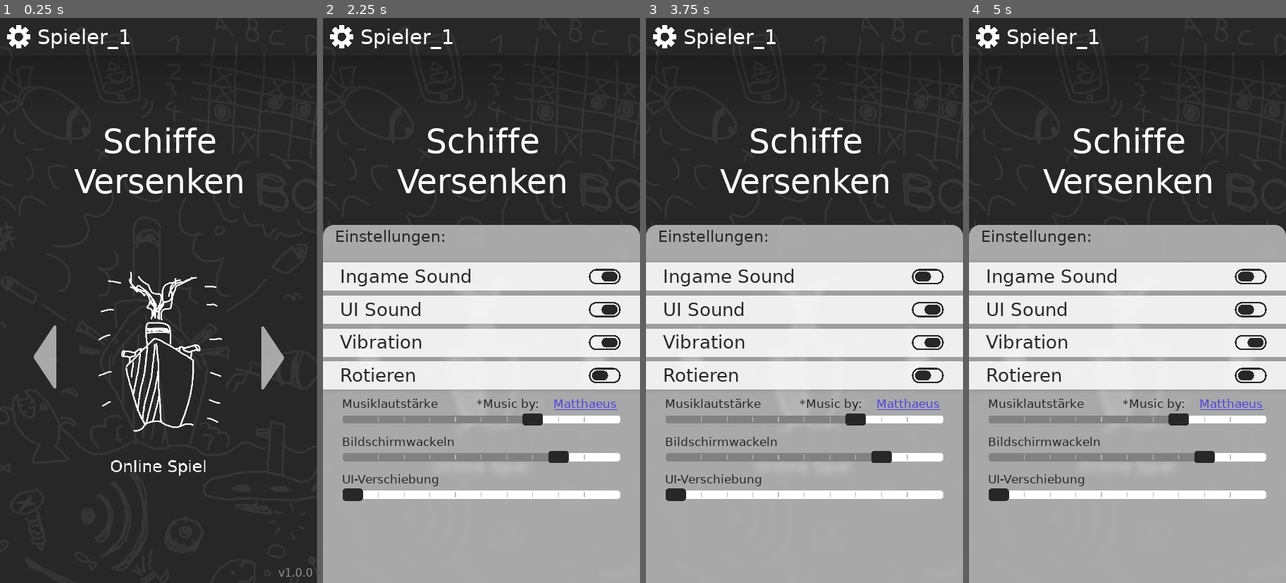
Above: before the commit, frames 1-4 (left to right).
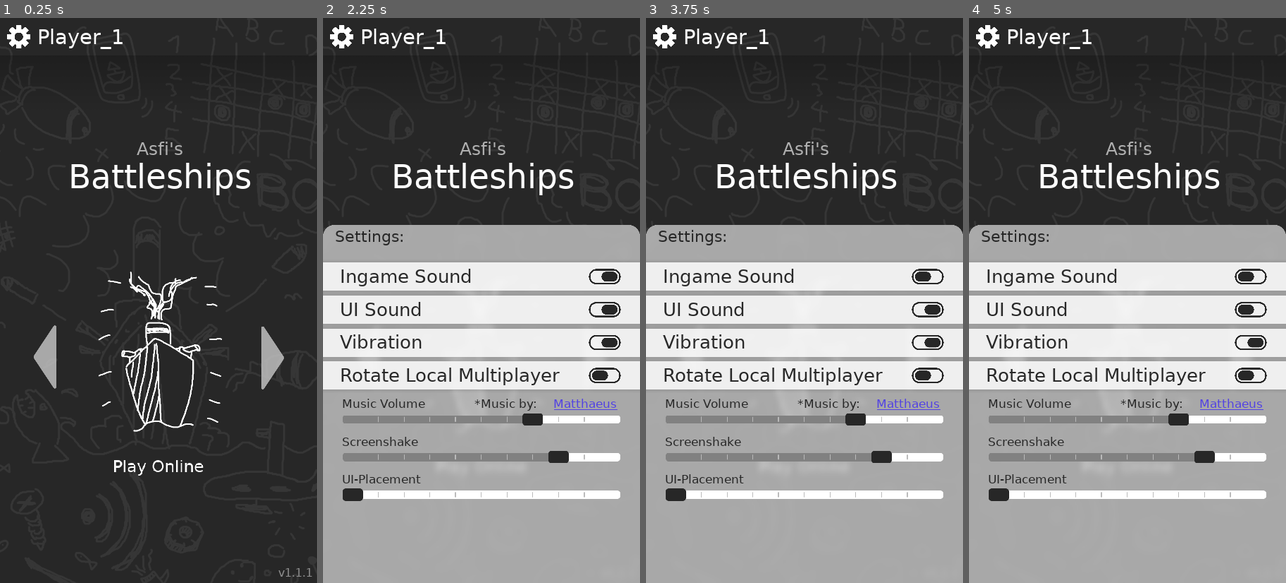
Above: after the commit, the same moments.

Repository: Asf-i/Schiffeversenken
Game: Godot game, scene res://Szenen/Start.tscn
Two runs of this game, one before a commit and one after it. Both use one fixed random seed, a clock stepped at 60 frames per second and the inputs below.
Inputs (mouse positions are in pixels of both pictures, inside the frame that each line leads up to):
- Up to frame 1 (0.25 s): no input
- Up to frame 2 (2.25 s): click "Spieler_1" (after the commit: "Player_1") at 0.5 s; click (595, 357) at 1.25 s; click (342, 34) at 2 s
- Up to frame 3 (3.75 s): click (804, 317) at 2.75 s; click (928, 277) at 3.5 s
- Up to frame 4 (5 s): click (1251, 311) at 4.25 s

The runs differ from the first frame. In frame 1, 2.8% of the frame differs, in the area x 12-99%, y 1-99%; in frame 2, 4.0%, in the area x 4-86%, y 1-83%; in frame 3, 4.0%; in frame 4, 4.0%.

Commit message:
Ins Englische uebersetzt
Und der Musiklink geht zum Musikvideo und nicht mehr zum Kanal

Diff:
--- a/Skripte/Autoload.gd
+++ b/Skripte/Autoload.gd
@@ -18,7 +18,7 @@
 #Zum Saven
 const SAVE_PATH = "user://schiffeversenken.save"
 var savegame_data = {
-	"sp1name": "Spieler_1", "sp2name": "Spieler_2",
+	"sp1name": "Player_1", "sp2name": "Player_2",
 	"rotier_mode": false, "sound_an" : true, "ui_sound_an" : true, "vibration" : true,
 	"screenshake_value" : 16, "verschiebung" : 0.0, "musiklautstaerke" : 26
 	}
--- a/Skripte/Einstellungen.gd
+++ b/Skripte/Einstellungen.gd
@@ -120,4 +120,4 @@
 
 func _on_Credit_pressed():
 # warning-ignore:return_value_discarded
-	OS.shell_open("https://www.youtube.com/channel/UCrhh29JiUo1s0IzUm09BC9w")
+	OS.shell_open("https://www.youtube.com/watch?v=1UrqP-0H9Iw")
--- a/Skripte/HauptComputer.gd
+++ b/Skripte/HauptComputer.gd
@@ -274,8 +274,8 @@
 		yield(get_tree().create_timer(0.5), "timeout")
 		spieler2_ist_dran = false
 		if spieler1_punkte == 19:
-			$Gewonnen/Label.set_text("Spiel gewonnen!")
-			$Gewonnen/Revanche.text = "Nochmal"
+			$Gewonnen/Label.set_text("You are the winner!")
+			$Gewonnen/Revanche.text = "Play Again"
 		$Gewonnen/Tween.interpolate_property($Gewonnen, "rect_position:y", $Gewonnen.rect_position.y, 0, 0.2, Tween.TRANS_LINEAR, Tween.EASE_IN_OUT)
 		$Gewonnen/Tween.start()
 		$Gewonnen.visible = true
--- a/Skripte/HauptOnline.gd
+++ b/Skripte/HauptOnline.gd
@@ -199,7 +199,7 @@
 func spielerparatfeld_anzeigen(): #Wird nur so genannt, wegen der Funktion in Feld.gd
 	if spielphase != 3:
 		$NotifyRect/Control/NamenLabel.set_text(Server.spielpartner_name)
-		$NotifyRect/Control/InfoLabel.set_text("ist dran")
+		$NotifyRect/Control/InfoLabel.set_text("is planning")
 		$NotifyRect/Control/AnimationPlayer.play("open")
 		$NotifyRect.visible = true
 		yield($NotifyRect/Control/AnimationPlayer, "animation_finished")
@@ -274,7 +274,7 @@
 	if spieler1_punkte == 19 or spieler2_punkte == 19:
 		spielphase = 3
 		yield(get_tree().create_timer(0.5), "timeout")
-		$Gewonnen/Label.set_text("Spiel gewonnen!")
+		$Gewonnen/Label.set_text("You are the winner!")
 		$Gewonnen/Tween.interpolate_property($Gewonnen, "rect_position:y", $Gewonnen.rect_position.y, 0, 0.2, Tween.TRANS_LINEAR, Tween.EASE_IN_OUT)
 		$Gewonnen/Tween.start()
 		Server.rpc_id(Server.spielpartner_id, "spiel_wurde_gewonnen")
@@ -282,10 +282,9 @@
 
 	if peimel == false:
 		if (spieler2_ist_dran && spieler2_punkte == 19) or (not spieler2_ist_dran && spieler1_punkte == 19):
-			$Gewonnen/Revanche.set_text("Nochmal")
+			$Gewonnen/Revanche.set_text("Play Again")
 
 		$Gewonnen.visible = true
-#		$NochDaCheckTimer.start()
 		$Gewonnen/Control/FertigFelder.felder_platzieren()
 		$Gewonnen/Control/FertigFelder.felder_laden(not spieler2_ist_dran)
 		$Gewonnen/Control/FertigFelder.treffer_markieren(spieler2_ist_dran)
--- a/Skripte/Schiff.gd
+++ b/Skripte/Schiff.gd
@@ -100,7 +100,6 @@
 			$Todesplayer.play("NurExplos")
 			$Tween.interpolate_property(self, "modulate", modulate, Color(1, 0.4, 0.4), 0.1, Tween.TRANS_LINEAR, Tween.EASE_IN_OUT)
 			$Tween.start()
-#
 		else:
 			$Todesplayer.play("Tod")
 		if Autoload.savegame_data.vibration:
--- a/Skripte/Singleton/Server.gd
+++ b/Skripte/Singleton/Server.gd
@@ -50,7 +50,7 @@
 		n.queue_free()
 
 	if momentane_spieler.size() < 2:
-		onlinelistnode.get_node("NiemandHierLabel").set_text("Niemand hier...")
+		onlinelistnode.get_node("NiemandHierLabel").set_text("Nobody here...")
 	else:
 		onlinelistnode.get_node("NiemandHierLabel").set_text("")
 		for i in momentane_spieler.size():
@@ -78,7 +78,7 @@
 		else:
 			available = false
 			rpc_id(1, "spieler_available_update", false, false, get_tree().get_network_unique_id(), false) #False nach id geadded, unsicher
-			onlinelistnode.get_node("Zufall").set_text("Zufall")
+			onlinelistnode.get_node("Zufall").set_text("Random")
 			onlinelistnode.get_node("Zufall").disabled = false
 			onlinelistnode.anfrager_id = anfrager_id
 			onlinelistnode.anfrager_name = anfrager_name
@@ -123,7 +123,7 @@
 
 remote func random_verbinden(anderer_id : int, anderer_name : String, spieler2 : bool):
 	available = false
-	onlinelistnode.get_node("Zufall").set_text("Zufall")
+	onlinelistnode.get_node("Zufall").set_text("Random")
 	onlinelistnode.get_node("Zufall").disabled = false
 	onlinelistnode.get_node("ZufallAbbruch").visible = false
 	rpc_id(1, "spieler_available_update", false, true, get_tree().get_network_unique_id(), true)
@@ -222,7 +222,7 @@
 
 remote func spiel_wurde_gewonnen():
 	$"/root/Welt/NotifyRect".visible = false
-	$"/root/Welt/Gewonnen/Label".set_text("Spiel verloren")
+	$"/root/Welt/Gewonnen/Label".set_text("You lost")
 	$"/root/Welt/Gewonnen/Tween".interpolate_property($"/root/Welt/Gewonnen", "rect_position:y", $"/root/Welt/Gewonnen".rect_position.y, 0, 0.2, Tween.TRANS_LINEAR, Tween.EASE_IN_OUT)
 	$"/root/Welt/Gewonnen/Tween".start()
 	$"/root/Welt".spielphase = 3
@@ -241,7 +241,7 @@
 		$"/root/Welt".spielphase = 2
 		$"/root/Welt/WarteAufControl".visible = false
 		$"/root/Welt/NotifyRect/Control/NamenLabel".set_text(spielpartner_name)
-		$"/root/Welt/NotifyRect/Control/InfoLabel".set_text("hat das Spiel verlassen")
+		$"/root/Welt/NotifyRect/Control/InfoLabel".set_text("left the game")
 		$"/root/Welt/NotifyRect/Control/ListenButton".visible = true
 		$"/root/Welt/NotifyRect/Control/HintergrundButton".visible = false
 		$"/root/Welt/NotifyRect/Control/HintergrundButton2".visible = true
--- a/Szenen/Einstellungen.tscn
+++ b/Szenen/Einstellungen.tscn
@@ -98,7 +98,7 @@
 margin_bottom = 73.0
 custom_colors/font_color = Color( 0.156863, 0.156863, 0.156863, 1 )
 custom_fonts/font = SubResource( 25 )
-text = "Einstellungen:"
+text = "Settings:"
 valign = 1
 __meta__ = {
 "_edit_use_anchors_": false
@@ -227,7 +227,7 @@
 custom_styles/focus = SubResource( 17 )
 custom_styles/normal = SubResource( 18 )
 toggle_mode = true
-text = "   Rotieren"
+text = "   Rotate Local Multiplayer"
 align = 0
 __meta__ = {
 "_edit_use_anchors_": false
@@ -287,7 +287,7 @@
 margin_bottom = -7.0
 custom_colors/font_color = Color( 0.156863, 0.156863, 0.156863, 1 )
 custom_fonts/font = SubResource( 32 )
-text = "Musiklautstärke           *Music by:"
+text = "Music Volume              *Music by:"
 valign = 1
 __meta__ = {
 "_edit_use_anchors_": false
@@ -355,7 +355,7 @@
 margin_bottom = -7.0
 custom_colors/font_color = Color( 0.156863, 0.156863, 0.156863, 1 )
 custom_fonts/font = SubResource( 32 )
-text = "Bildschirmwackeln"
+text = "Screenshake"
 valign = 1
 __meta__ = {
 "_edit_use_anchors_": false
@@ -391,7 +391,7 @@
 margin_bottom = -7.0
 custom_colors/font_color = Color( 0.156863, 0.156863, 0.156863, 1 )
 custom_fonts/font = SubResource( 32 )
-text = "UI-Verschiebung"
+text = "UI-Placement"
 valign = 1
 __meta__ = {
 "_edit_use_anchors_": false
--- a/Szenen/Haupt.tscn
+++ b/Szenen/Haupt.tscn
@@ -630,8 +630,8 @@
 margin_bottom = 280.0
 custom_colors/font_color = Color( 0.156863, 0.156863, 0.156863, 1 )
 custom_styles/normal = SubResource( 37 )
-text = "Platziere die Schiffe
-im Feld"
+text = "Put your fleet
+into place"
 align = 1
 valign = 1
 __meta__ = {
@@ -937,6 +937,7 @@
 anchor_bottom = 1.0
 mouse_filter = 2
 __meta__ = {
+"_edit_lock_": true,
 "_edit_use_anchors_": false
 }
 
@@ -1011,6 +1012,7 @@
 anchor_bottom = 1.0
 mouse_filter = 2
 __meta__ = {
+"_edit_lock_": true,
 "_edit_use_anchors_": false
 }
 
@@ -1063,7 +1065,7 @@
 margin_right = 530.0
 margin_bottom = 109.999
 custom_fonts/font = SubResource( 25 )
-text = "ist dran"
+text = "get ready"
 align = 1
 valign = 1
 clip_text = true
@@ -1354,7 +1356,7 @@
 margin_right = 540.0
 margin_bottom = -740.0
 custom_fonts/font = SubResource( 40 )
-text = "hat gewonnen"
+text = "is the winner!"
 align = 1
 valign = 1
 __meta__ = {
@@ -1389,7 +1391,7 @@
 margin_right = 288.0
 margin_bottom = -45.188
 theme = ExtResource( 9 )
-text = "Revanche"
+text = "Retry"
 __meta__ = {
 "_edit_use_anchors_": false
 }
@@ -1404,7 +1406,7 @@
 margin_right = -19.0001
 margin_bottom = -45.188
 theme = ExtResource( 9 )
-text = "Hauptmenü"
+text = "Main Menu"
 __meta__ = {
 "_edit_use_anchors_": false
 }
@@ -1441,8 +1443,8 @@
 anchor_bottom = 1.0
 margin_left = 270.0
 margin_top = 480.0
-margin_right = 16470.0
-margin_bottom = 29280.0
+margin_right = 270.0
+margin_bottom = 480.0
 rect_scale = Vector2( 0.5, 0.5 )
 __meta__ = {
 "_edit_use_anchors_": false
@@ -1479,12 +1481,15 @@
 anchor_top = 1.0
 anchor_right = 0.5
 anchor_bottom = 1.0
-margin_left = -314.5
-margin_top = -647.001
-margin_right = 314.5
-margin_bottom = -565.001
+margin_left = -385.5
+margin_top = -654.0
+margin_right = 385.5
+margin_bottom = -572.0
 custom_colors/font_color = Color( 0.156863, 0.156863, 0.156863, 1 )
-text = "Zum Hauptmenü?"
+text = "Return to title screen?"
+__meta__ = {
+"_edit_use_anchors_": false
+}
 
 [node name="ja" type="Button" parent="ZumHauptmenu/Content"]
 anchor_left = 0.5
--- a/Szenen/HauptComputer.tscn
+++ b/Szenen/HauptComputer.tscn
@@ -545,8 +545,8 @@
 margin_bottom = 280.0
 custom_colors/font_color = Color( 0.156863, 0.156863, 0.156863, 1 )
 custom_styles/normal = SubResource( 20 )
-text = "Platziere die Schiffe
-im Feld"
+text = "Put your fleet
+into place"
 align = 1
 valign = 1
 __meta__ = {
@@ -688,6 +688,7 @@
 anchor_bottom = 1.0
 mouse_filter = 2
 __meta__ = {
+"_edit_lock_": true,
 "_edit_use_anchors_": false
 }
 
@@ -892,6 +893,7 @@
 anchor_bottom = 1.0
 mouse_filter = 2
 __meta__ = {
+"_edit_lock_": true,
 "_edit_use_anchors_": false
 }
 
@@ -914,8 +916,8 @@
 anchor_bottom = 1.0
 margin_left = 270.0
 margin_top = 480.0
-margin_right = 5670.0
-margin_bottom = 10080.0
+margin_right = 6750.0
+margin_bottom = 12000.0
 rect_scale = Vector2( 0.5, 0.5 )
 __meta__ = {
 "_edit_use_anchors_": false
@@ -1163,7 +1165,7 @@
 anchor_bottom = 0.5
 margin_top = 104.999
 margin_bottom = 186.999
-text = "Spiel verloren"
+text = "You lost"
 align = 1
 valign = 1
 __meta__ = {
@@ -1180,7 +1182,7 @@
 margin_right = 206.5
 margin_bottom = 579.999
 theme = ExtResource( 2 )
-text = "Revanche"
+text = "Retry"
 __meta__ = {
 "_edit_use_anchors_": false
 }
@@ -1195,7 +1197,7 @@
 margin_right = 206.5
 margin_bottom = 750.999
 theme = ExtResource( 2 )
-text = "Hauptmenü"
+text = "Main Menu"
 __meta__ = {
 "_edit_use_anchors_": false
 }
@@ -1232,8 +1234,8 @@
 anchor_bottom = 1.0
 margin_left = 270.0
 margin_top = 480.0
-margin_right = 43470.0
-margin_bottom = 77280.0
+margin_right = 1350.0
+margin_bottom = 2400.0
 rect_scale = Vector2( 0.5, 0.5 )
 __meta__ = {
 "_edit_use_anchors_": false
@@ -1286,12 +1288,12 @@
 anchor_top = 1.0
 anchor_right = 0.5
 anchor_bottom = 1.0
-margin_left = -314.5
-margin_top = -647.001
-margin_right = 314.5
-margin_bottom = -565.001
+margin_left = -385.5
+margin_top = -654.0
+margin_right = 385.5
+margin_bottom = -572.0
 custom_colors/font_color = Color( 0.156863, 0.156863, 0.156863, 1 )
-text = "Zum Hauptmenü?"
+text = "Return to title screen?"
 align = 1
 __meta__ = {
 "_edit_use_anchors_": false
--- a/Szenen/OnlineZeugs/HauptOnline.tscn
+++ b/Szenen/OnlineZeugs/HauptOnline.tscn
@@ -706,8 +706,8 @@
 margin_bottom = 314.0
 custom_colors/font_color = Color( 0.156863, 0.156863, 0.156863, 1 )
 custom_styles/normal = SubResource( 20 )
-text = "Platziere die Schiffe
-im Feld"
+text = "Put your fleet
+into place"
 align = 1
 valign = 1
 __meta__ = {
@@ -851,6 +851,7 @@
 anchor_bottom = 1.0
 mouse_filter = 2
 __meta__ = {
+"_edit_lock_": true,
 "_edit_use_anchors_": false
 }
 
@@ -1055,6 +1056,7 @@
 anchor_bottom = 1.0
 mouse_filter = 2
 __meta__ = {
+"_edit_lock_": true,
 "_edit_use_anchors_": false
 }
 
@@ -1213,7 +1215,7 @@
 margin_right = 206.5
 margin_bottom = 579.999
 theme = ExtResource( 13 )
-text = "Revanche"
+text = "Revenge"
 __meta__ = {
 "_edit_use_anchors_": false
 }
@@ -1228,7 +1230,7 @@
 margin_right = 206.5
 margin_bottom = 750.999
 theme = ExtResource( 13 )
-text = "Zur Liste"
+text = "Player List"
 __meta__ = {
 "_edit_use_anchors_": false
 }
@@ -1251,8 +1253,8 @@
 anchor_bottom = 1.0
 margin_left = 270.0
 margin_top = 480.0
-margin_right = 8910.0
-margin_bottom = 15740.0
+margin_right = 270.0
+margin_bottom = 380.0
 rect_scale = Vector2( 0.5, 0.5 )
 __meta__ = {
 "_edit_use_anchors_": false
@@ -1301,7 +1303,7 @@
 margin_bottom = 151.0
 custom_colors/font_color = Color( 0.156863, 0.156863, 0.156863, 1 )
 custom_fonts/font = SubResource( 29 )
-text = "Warte auf"
+text = "Waiting for"
 align = 1
 clip_text = true
 __meta__ = {
@@ -1331,8 +1333,8 @@
 anchor_bottom = 1.0
 margin_left = 270.0
 margin_top = 480.0
-margin_right = 27270.0
-margin_bottom = 48480.0
+margin_right = 270.0
+margin_bottom = 480.0
 rect_scale = Vector2( 0.5, 0.5 )
 __meta__ = {
 "_edit_use_anchors_": false
@@ -1416,7 +1418,7 @@
 margin_bottom = 369.0
 theme = ExtResource( 23 )
 custom_fonts/font = SubResource( 66 )
-text = "Zur Liste"
+text = "Player List"
 __meta__ = {
 "_edit_use_anchors_": false
 }
@@ -1431,6 +1433,7 @@
 mouse_filter = 2
 color = Color( 0, 0, 0, 0 )
 __meta__ = {
+"_edit_lock_": true,
 "_edit_use_anchors_": false
 }
 
@@ -1482,7 +1485,7 @@
 margin_right = 477.0
 margin_bottom = -3.0
 custom_colors/font_color = Color( 0.156863, 0.156863, 0.156863, 1 )
-text = "Revanche-Anfrage"
+text = "Revenge Request"
 align = 1
 valign = 1
 __meta__ = {
@@ -1569,12 +1572,13 @@
 anchor_top = 0.5
 anchor_right = 0.5
 anchor_bottom = 0.5
-margin_left = -207.0
+margin_left = -360.0
 margin_top = -91.0
-margin_right = 207.0
+margin_right = 360.0
 margin_bottom = -9.0
 custom_colors/font_color = Color( 0.156863, 0.156863, 0.156863, 1 )
-text = "Angerfagt..."
+text = "Request sent..."
+align = 1
 __meta__ = {
 "_edit_use_anchors_": false
 }
@@ -1639,8 +1643,8 @@
 anchor_bottom = 1.0
 margin_left = 270.0
 margin_top = 480.0
-margin_right = 8910.0
-margin_bottom = 15840.0
+margin_right = 270.0
+margin_bottom = 479.998
 rect_scale = Vector2( 0.5, 0.5 )
 __meta__ = {
 "_edit_use_anchors_": false
@@ -1693,13 +1697,16 @@
 anchor_top = 1.0
 anchor_right = 0.5
 anchor_bottom = 1.0
-margin_left = -314.5
-margin_top = -647.001
-margin_right = 314.5
-margin_bottom = -565.001
+margin_left = -445.0
+margin_top = -647.0
+margin_right = 445.0
+margin_bottom = -565.0
 custom_colors/font_color = Color( 0.156863, 0.156863, 0.156863, 1 )
-text = "Zur Liste?"
+text = "Return to player list?"
 align = 1
+__meta__ = {
+"_edit_use_anchors_": false
+}
 
 [node name="ja" type="Button" parent="ZumHauptmenu/Control"]
 anchor_left = 0.5
--- a/Szenen/OnlineZeugs/OnlineListe.gd
+++ b/Szenen/OnlineZeugs/OnlineListe.gd
@@ -16,7 +16,7 @@
 	angefragter_id = int(button_name)
 	Server.available = false
 	Server.rpc_id(1, "spieler_available_update", false, false, get_tree().get_network_unique_id(), false) #False nach id geadded, unsicher
-	$Zufall.set_text("Zufall")
+	$Zufall.set_text("Random")
 	$Zufall.disabled = false
 	Server.rpc_id(int(button_name), "anfrage", get_tree().get_network_unique_id(), Autoload.savegame_data.sp1name)
 	$MomentNode/ColorRect/anfragevon.set_text($SuchEdit.text)
@@ -69,14 +69,14 @@
 
 func _on_Zufall_pressed():
 	Server.rpc_id(1, "spieler_available_update", true, false, get_tree().get_network_unique_id(), false)
-	$Zufall.set_text("Suche...")
+	$Zufall.set_text("...")
 	$Zufall.disabled = true
 	Server.available = true
 	$ZufallAbbruch.visible = true
 
 func _on_ZufallAbbruch_pressed():
 	Server.rpc_id(1, "spieler_available_update", false, false, get_tree().get_network_unique_id(), false)
-	$Zufall.set_text("Zufall")
+	$Zufall.set_text("Random")
 	$Zufall.disabled = false
 	Server.available = false
 	$ZufallAbbruch.visible = false
--- a/Szenen/OnlineZeugs/OnlineListe.tscn
+++ b/Szenen/OnlineZeugs/OnlineListe.tscn
@@ -286,13 +286,14 @@
 [node name="Label" type="Label" parent="."]
 anchor_left = 0.5
 anchor_right = 0.5
-margin_left = -186.0
+margin_left = -241.0
 margin_top = 265.0
 margin_right = 289.0
 margin_bottom = 316.0
 custom_colors/font_color = Color( 0.156863, 0.156863, 0.156863, 1 )
 custom_fonts/font = SubResource( 12 )
-text = "Erfolgreich verbunden"
+text = "Connection succeeded"
+align = 2
 __meta__ = {
 "_edit_use_anchors_": false
 }
@@ -306,7 +307,7 @@
 margin_bottom = 775.0
 custom_colors/font_color = Color( 0.403922, 0.403922, 0.403922, 1 )
 custom_fonts/font = SubResource( 12 )
-text = "Spieler Online:"
+text = "Players online:"
 __meta__ = {
 "_edit_use_anchors_": false
 }
@@ -315,13 +316,13 @@
 anchor_left = 0.5
 anchor_right = 0.5
 margin_left = -342.5
-margin_top = 1000.0
+margin_top = 817.0
 margin_right = 342.5
-margin_bottom = 1082.0
+margin_bottom = 899.0
 custom_colors/font_color = Color( 0.403922, 0.403922, 0.403922, 1 )
 custom_fonts/font = SubResource( 43 )
 custom_styles/normal = SubResource( 2 )
-text = "Niemand hier..."
+text = "Nobody here..."
 align = 1
 valign = 1
 __meta__ = {
@@ -336,7 +337,7 @@
 margin_right = 164.0
 margin_bottom = 663.0
 theme = ExtResource( 10 )
-text = "Zufall"
+text = "Random"
 __meta__ = {
 "_edit_use_anchors_": false
 }
@@ -366,7 +367,7 @@
 custom_colors/cursor_color = Color( 0.156863, 0.156863, 0.156863, 1 )
 custom_colors/font_color = Color( 0.156863, 0.156863, 0.156863, 1 )
 max_length = 20
-placeholder_text = "         Anfrage an..."
+placeholder_text = "     Send request to..."
 caret_blink = true
 __meta__ = {
 "_edit_use_anchors_": false
@@ -380,7 +381,7 @@
 margin_right = 164.0
 margin_bottom = 564.0
 theme = ExtResource( 10 )
-text = "Anfragen"
+text = "Send"
 __meta__ = {
 "_edit_use_anchors_": false
 }
@@ -424,6 +425,7 @@
 mouse_filter = 2
 color = Color( 0, 0, 0, 0 )
 __meta__ = {
+"_edit_lock_": true,
 "_edit_use_anchors_": false
 }
 
@@ -473,7 +475,7 @@
 margin_bottom = -74.5
 custom_colors/font_color = Color( 0.156863, 0.156863, 0.156863, 1 )
 custom_fonts/font = SubResource( 31 )
-text = "Anfrage von"
+text = "Request received from"
 align = 1
 valign = 1
 clip_text = true
@@ -579,9 +581,9 @@
 anchor_right = 0.5
 anchor_bottom = 0.5
 margin_left = -457.0
-margin_top = -125.5
+margin_top = -50.0
 margin_right = 457.0
-margin_bottom = -74.5
+margin_bottom = 1.0
 custom_colors/font_color = Color( 0.156863, 0.156863, 0.156863, 1 )
 custom_fonts/font = SubResource( 31 )
 text = "GAYLORD5000"
@@ -598,11 +600,11 @@
 anchor_right = 0.5
 anchor_bottom = 0.5
 margin_left = -314.0
-margin_top = -84.0
+margin_top = -130.0
 margin_right = 314.0
-margin_bottom = 1.0
+margin_bottom = -45.0
 custom_colors/font_color = Color( 0.156863, 0.156863, 0.156863, 1 )
-text = "Angefragt..."
+text = "Request sent to"
 align = 1
 valign = 1
 __meta__ = {
--- a/Szenen/Start.gd
+++ b/Szenen/Start.gd
@@ -107,8 +107,8 @@
 			break
 	#Falls man nichts schreibt
 	if new_text == "":
-		$NameButton.text = "Spieler_1"
-		Autoload.savegame_data.sp1name = "Spieler_1"
+		$NameButton.text = "Player_1"
+		Autoload.savegame_data.sp1name = "Player_1"
 	else:
 		$NameButton.text = new_text
 		Autoload.savegame_data.sp1name = new_text
@@ -123,7 +123,7 @@
 			break
 	#Falls man nichts schreibt
 	if new_text == "":
-		Autoload.savegame_data.sp2name = "Spieler_2"
+		Autoload.savegame_data.sp2name = "Player_2"
 	else:
 		Autoload.savegame_data.sp2name = new_text
 
--- a/Szenen/Start.tscn
+++ b/Szenen/Start.tscn
@@ -23,6 +23,10 @@
 size = 40
 font_data = ExtResource( 10 )
 
+[sub_resource type="DynamicFont" id=45]
+size = 60
+font_data = ExtResource( 10 )
+
 [sub_resource type="DynamicFont" id=15]
 size = 113
 font_data = ExtResource( 10 )
@@ -416,7 +420,7 @@
 margin_right = -16.0
 custom_colors/font_color = Color( 0.572549, 0.572549, 0.572549, 1 )
 custom_fonts/font = SubResource( 14 )
-text = "v1.0.0"
+text = "v1.1.1"
 align = 2
 __meta__ = {
 "_edit_use_anchors_": false
@@ -519,7 +523,7 @@
 margin_top = 352.0
 margin_right = 433.0
 margin_bottom = 434.0
-text = "Lokaler Multiplayer"
+text = "Local Multiplayer"
 align = 1
 valign = 1
 __meta__ = {
@@ -535,7 +539,7 @@
 margin_top = 352.0
 margin_right = 433.0
 margin_bottom = 434.0
-text = "Online Spiel"
+text = "Play Online"
 align = 1
 valign = 1
 __meta__ = {
@@ -552,7 +556,7 @@
 margin_top = 352.0
 margin_right = 433.0
 margin_bottom = 434.0
-text = "vs. Computer"
+text = "Vs. Computer"
 align = 1
 valign = 1
 __meta__ = {
@@ -592,16 +596,31 @@
 "_edit_use_anchors_": false
 }
 
+[node name="UebertitelLabel" type="Label" parent="."]
+anchor_left = 0.5
+anchor_right = 0.5
+margin_left = -300.0
+margin_top = 400.0
+margin_right = 308.0
+margin_bottom = 488.0
+custom_colors/font_color = Color( 0.694118, 0.694118, 0.694118, 1 )
+custom_fonts/font = SubResource( 45 )
+text = "Asfi's"
+align = 1
+valign = 1
+__meta__ = {
+"_edit_use_anchors_": false
+}
+
 [node name="TitelLabel" type="Label" parent="."]
 anchor_left = 0.5
 anchor_right = 0.5
 margin_left = -412.0
-margin_top = 352.0
+margin_top = 472.0
 margin_right = 420.0
-margin_bottom = 460.0
+margin_bottom = 604.0
 custom_fonts/font = SubResource( 15 )
-text = "Schiffe
-Versenken"
+text = "Battleships"
 align = 1
 valign = 1
 __meta__ = {
@@ -690,7 +709,7 @@
 margin_right = 284.0
 margin_bottom = -14.0
 theme = ExtResource( 17 )
-text = "Standard Modus"
+text = "Standard Mode"
 __meta__ = {
 "_edit_use_anchors_": false
 }
@@ -705,7 +724,7 @@
 margin_right = 284.0
 margin_bottom = 98.0
 theme = ExtResource( 17 )
-text = "Schneller Modus"
+text = "Quick Game"
 __meta__ = {
 "_edit_use_anchors_": false
 }
@@ -744,7 +763,7 @@
 custom_styles/focus = SubResource( 9 )
 custom_styles/disabled = SubResource( 10 )
 custom_styles/normal = SubResource( 6 )
-text = "Spieler_1"
+text = "Player_1"
 clip_text = true
 align = 0
 __meta__ = {
@@ -789,7 +808,7 @@
 custom_styles/normal = SubResource( 26 )
 max_length = 20
 context_menu_enabled = false
-placeholder_text = "Spieler_1"
+placeholder_text = "Player_1"
 caret_blink = true
 __meta__ = {
 "_edit_use_anchors_": false
@@ -832,7 +851,7 @@
 custom_styles/normal = SubResource( 27 )
 max_length = 20
 context_menu_enabled = false
-placeholder_text = "Spieler_2"
+placeholder_text = "Player_2"
 caret_blink = true
 __meta__ = {
 "_edit_use_anchors_": false
@@ -916,7 +935,7 @@
 margin_bottom = 1162.0
 theme = ExtResource( 3 )
 custom_colors/font_color = Color( 0.156863, 0.156863, 0.156863, 1 )
-text = "verbinde..."
+text = "connecting..."
 align = 1
 valign = 1
 __meta__ = {
Not shown: 1 places in Szenen/Start.tscn that only renumber resources
Not shown, changed: export_presets.cfg
